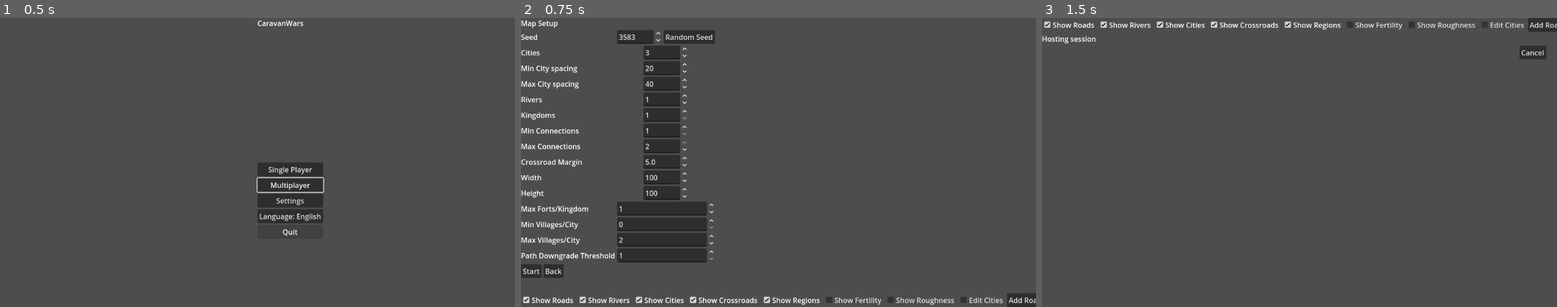
Above: before the commit, frames 1-3 (left to right).
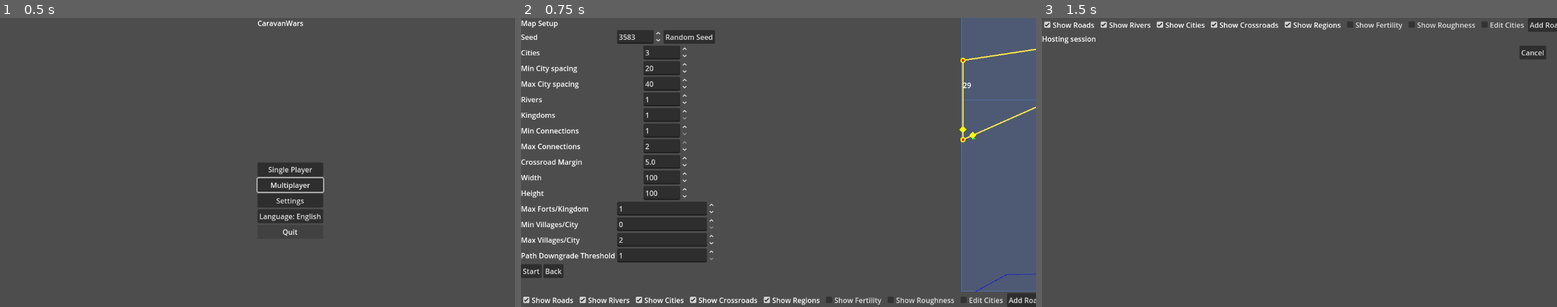
Above: after the commit, the same moments.

Repository: sepa79/CaravanWars
Game: Godot game, scene res://scenes/Main.tscn
Same seed, same stepped clock (60 frames per second), same inputs: the game is played once before the commit and once after it.
Inputs:
- Up to frame 1 (0.5 s): no input
- Up to frame 2 (0.75 s): click "Single Player" at 0.5 s
- Up to frame 3 (1.5 s): click "Start" at 1.25 s

Frame 1 is identical in both runs. In frame 2, 14% of the frame differs, in the area x 85-100%, y 0-95%; in frame 3, nothing differs.
Error before the commit: Parse Error: Identifier "OpenSimplexNoise" not declared in the current scope. Did you mean to use "FastNoiseLite"? (res://mapgen/RiverGenerator.gd:27)

Commit message:
fix: use FastNoiseLite for river generation

Diff:
--- a/game/mapgen/RiverGenerator.gd
+++ b/game/mapgen/RiverGenerator.gd
@@ -22,27 +22,27 @@
         while start == end:
             end = _random_edge_point(width, height)
 
-        var curve := Curve2D.new()
+        var curve: Curve2D = Curve2D.new()
         curve.add_point(start)
-        var noise := OpenSimplexNoise.new()
+        var noise: FastNoiseLite = FastNoiseLite.new()
         noise.seed = rng.randi()
-        noise.period = max(width, height)
-        var steps := 8
+        noise.frequency = 1.0 / max(width, height)
+        var steps: int = 8
         for i in range(1, steps):
-            var t := float(i) / float(steps)
-            var pos := start.lerp(end, t)
-            var dir := (end - start).normalized()
-            var perp := Vector2(-dir.y, dir.x)
-            var nval := noise.get_noise_2d(pos.x, pos.y)
-            var p := pos + perp * nval * 20.0
+            var t: float = float(i) / float(steps)
+            var pos: Vector2 = start.lerp(end, t)
+            var dir: Vector2 = (end - start).normalized()
+            var perp: Vector2 = Vector2(-dir.y, dir.x)
+            var nval: float = noise.get_noise_2d(pos.x, pos.y)
+            var p: Vector2 = pos + perp * nval * 20.0
             p.x = clamp(p.x, 0.0, width)
             p.y = clamp(p.y, 0.0, height)
             curve.add_point(p)
         curve.add_point(end)
-        var baked := curve.tessellate()
+        var baked: PackedVector2Array = curve.tessellate()
         var polyline: Array[Vector2] = []
-        for p in baked:
-            polyline.append(p)
+        for point: Vector2 in baked:
+            polyline.append(point)
         _process_intersections(polyline, roads, rid + 1)
         rivers.append(polyline)
     return rivers
Not shown, changed: CHANGELOG.md
